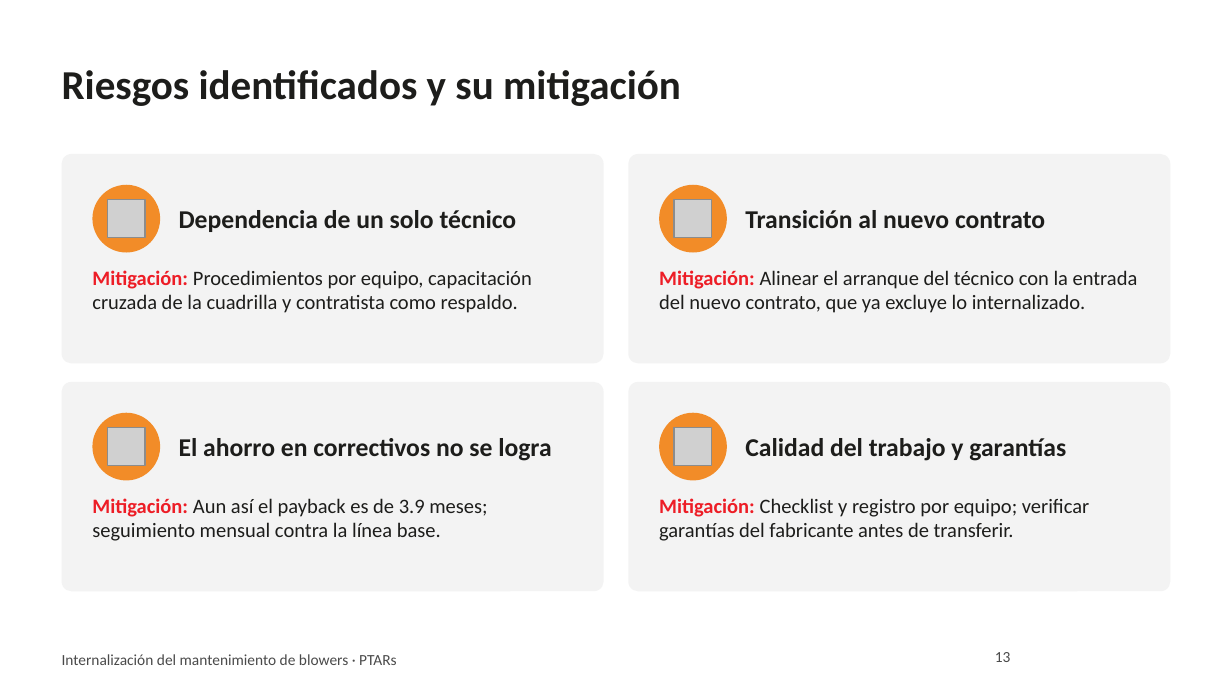
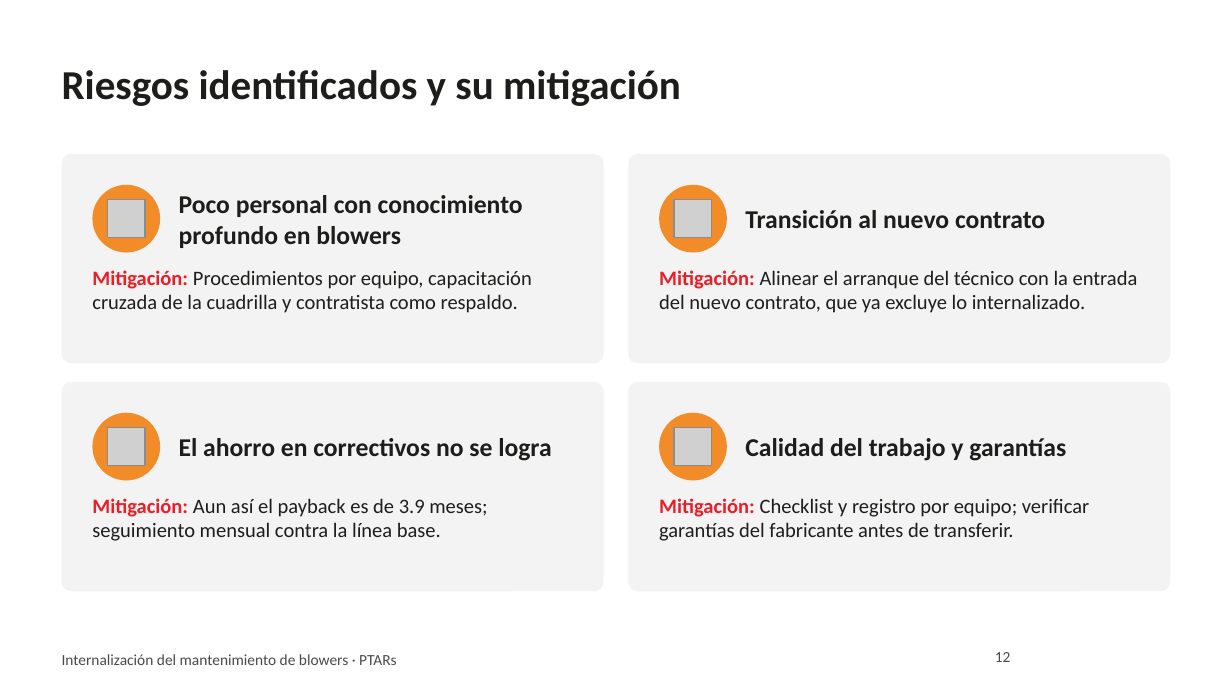
Before and after one commit to jjsamcar/Codigo-IA, a slide deck: slide 12 of presentaciones/Blowers_PTARs_Resumen_Gerencia.pptx (slide 13 before the commit). Drawn at 1232x693 pixels with LibreOffice and Linux fonts; fonts in the diff are those of the drawing; grey boxes stand for pictures; background and template pictures are left out. Boxes give left, top, right and bottom in pixels: in the first picture for what was removed or moved away, otherwise in the second. Text is boxed around its words. In the diff, an @@ line names an element or a change of style, - is before the commit and + after.

```diff
--- a/presentaciones/Blowers_PTARs_Resumen_Gerencia.pptx
+++ b/presentaciones/Blowers_PTARs_Resumen_Gerencia.pptx
@@ text at box(179, 195, 523, 248): text changed @@
-Dependencia de un solo técnico
+Poco personal con conocimiento profundo en blowers
@@ page number at box(995, 652, 1011, 662): text changed @@
-13
+12
```
Also in this commit, not shown: 9 other slides changed, 1 slide added, 3 slides removed.
